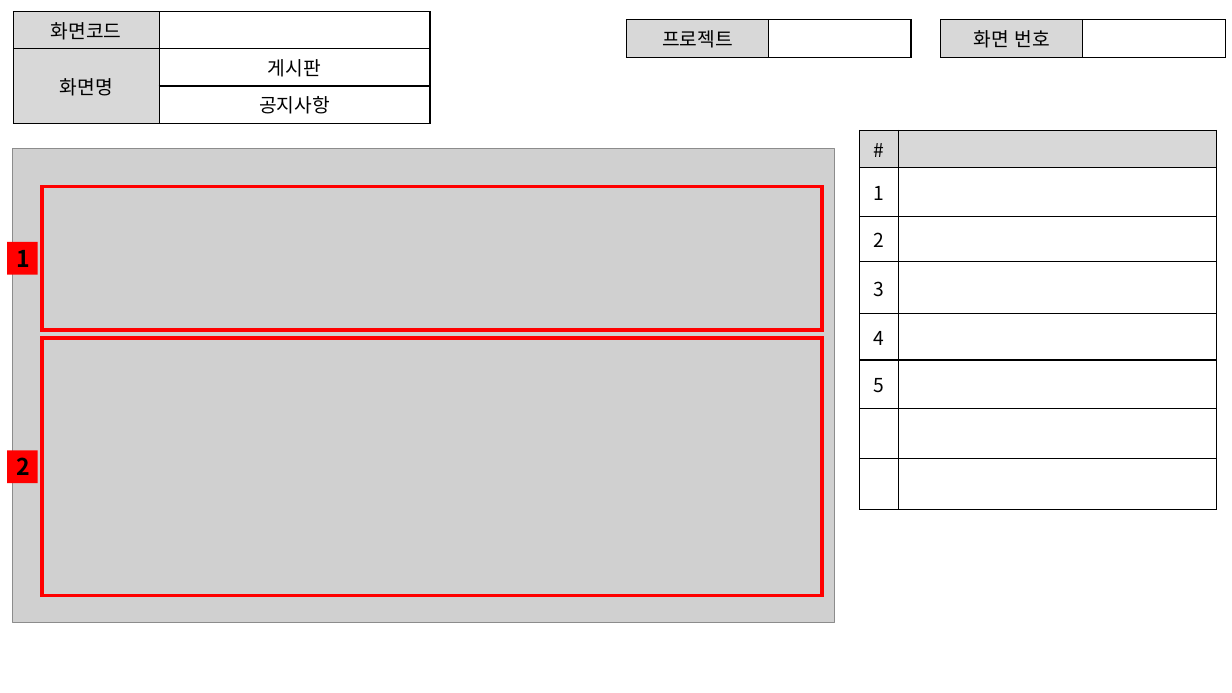
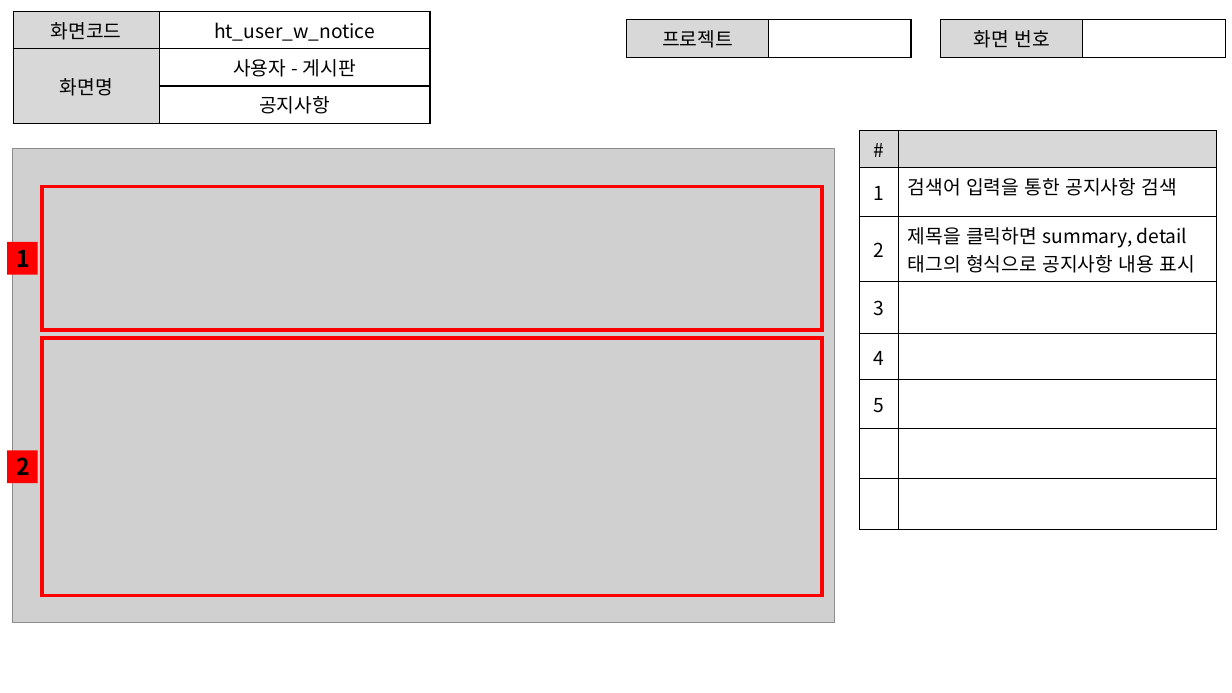
Before and after one commit to ezenteam2/e-Zone, a slide deck: slide 2 of 0 발표용 파워포인트/project05 - 파워포인트 종합 - 현태.pptx. Drawn at 1232x693 pixels with LibreOffice and Linux fonts; fonts in the diff are those of the drawing; grey boxes stand for pictures. Boxes give left, top, right and bottom in pixels: in the first picture for what was removed or moved away, otherwise in the second. Text is boxed around its words. In the diff, an @@ line names an element or a change of style, - is before the commit and + after.

```diff
--- a/0 발표용 파워포인트/project05 - 파워포인트 종합 - 현태.pptx
+++ b/0 발표용 파워포인트/project05 - 파워포인트 종합 - 현태.pptx
@@ table at (13,12,430,118) @@
-row 1, column 2: 
+row 1, column 2: ht_user_w_notice
-row 2, column 2: 게시판
+row 2, column 2: 사용자 - 게시판
@@ table at (860,130,1217,539) @@
-row 2, column 2: 
+row 2, column 2: 검색어 입력을 통한 공지사항 검색
-row 3, column 2: 
+row 3, column 2: 제목을 클릭하면 summary, detail 태그의 형식으로 공지사항 내용 표시
```
Also in this commit, not shown: 9 other slides changed, 10 slides added, 2 other files.
